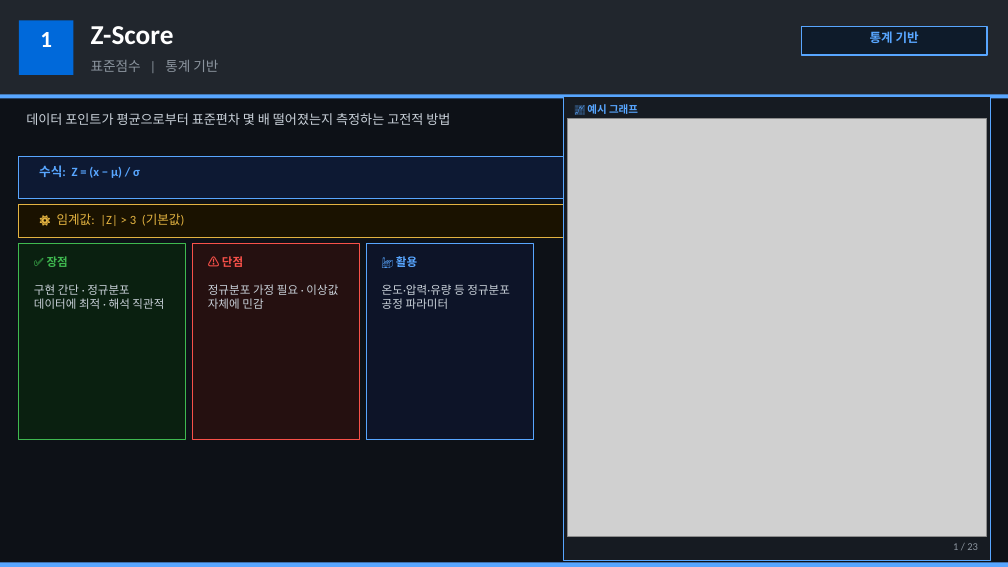
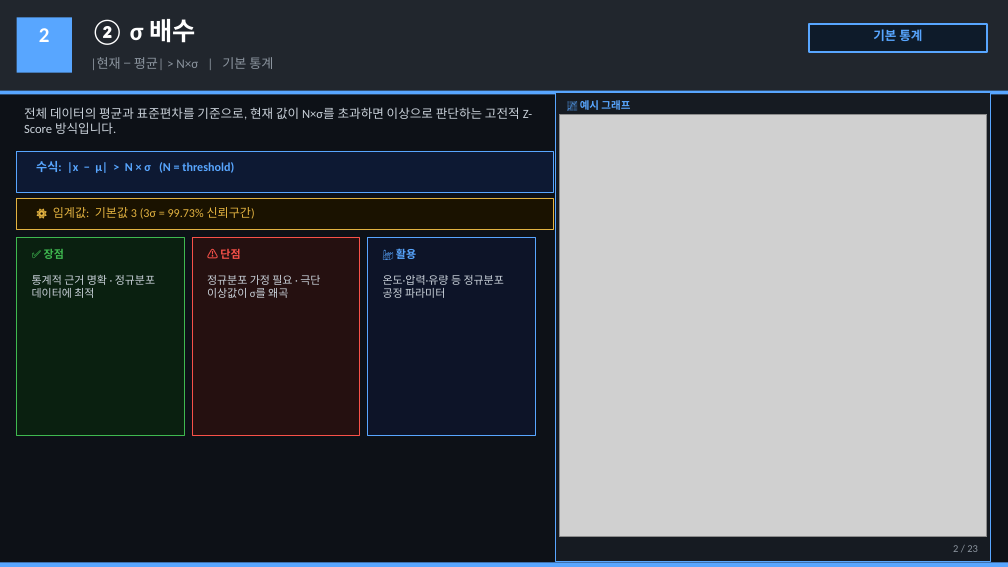
Before and after one commit to pollya32/python101, a slide deck: slide 3 of [예제 015] FDC 이상감지 시스템/FDC_이상감지_23종_상세설명.pptx (slide 2 before the commit). Drawn at 1008x567 pixels with LibreOffice and Linux fonts; fonts in the diff are those of the drawing; grey boxes stand for pictures. Boxes give left, top, right and bottom in pixels: in the first picture for what was removed or moved away, otherwise in the second. Text is boxed around its words. In the diff, an @@ line names an element or a change of style, - is before the commit and + after.

```diff
--- a/[예제 015] FDC 이상감지 시스템/FDC_이상감지_23종_상세설명.pptx
+++ b/[예제 015] FDC 이상감지 시스템/FDC_이상감지_23종_상세설명.pptx
@@ rectangle at (17, 17, 72, 73): fill #0069DA to #58A6FF @@
@@ text at (39, 28, 50, 42): text changed; size 22 to 20 pt @@
-1
+2
@@ text at (91, 19, 195, 45): text changed; size 26 to 24 pt @@
-Z-Score
+② σ 배수
@@ rectangle: place and size @@
-rectangle at (802, 26, 987, 55)
+rectangle at (809, 24, 987, 52)
@@ text at (873, 29, 922, 41): text changed @@
-통계 기반
+기본 통계
@@ text at (91, 57, 273, 70): text changed; size 13 to 12.5 pt @@
-표준점수 | 통계 기반
+|현재 − 평균| > N×σ | 기본 통계
@@ text at (24, 107, 532, 134): text changed; size 12.5 to 12 pt @@
-데이터 포인트가 평균으로부터 표준편차 몇 배 떨어졌는지 측정하는 고전적 방법
+전체 데이터의 평균과 표준편차를 기준으로, 현재 값이 N×σ를 초과하면 이상으로 판단하는 고전적 Z-Score 방식입니다.
@@ rectangle: place and size @@
-rectangle at (563, 96, 991, 561)
+rectangle at (556, 92, 991, 562)
@@ text "📈 예시 그래프": place and size @@
-text "📈 예시 그래프" at (587, 104, 638, 114)
+text "📈 예시 그래프" at (580, 100, 630, 110)
@@ picture: place and size @@
-picture at (567, 119, 987, 536)
+picture at (560, 114, 987, 537)
@@ rectangle: place and size @@
-rectangle at (19, 157, 563, 198)
+rectangle at (17, 151, 554, 193)
@@ text at (36, 161, 234, 173): text changed; size 12 to 11.5 pt @@
-수식: Z = (x − μ) / σ
+수식: |x − μ| > N × σ (N = threshold)
@@ rectangle: place and size @@
-rectangle at (19, 204, 563, 237)
+rectangle at (17, 198, 554, 230)
@@ text at (53, 207, 255, 219): text changed; size 12 to 11.5 pt @@
-⚙ 임계값: |Z| > 3 (기본값)
+⚙ 임계값: 기본값 3 (3σ = 99.73% 신뢰구간)
@@ 4 rectangles: place and size @@
-4 rectangles at (0, 95, 1008, 440)
+4 rectangles at (0, 91, 1008, 436)
@@ 3 texts: place and size @@
-3 texts at (47, 256, 417, 267)
+3 texts at (44, 246, 416, 261)
@@ size 11 to 10.5 pt in 4 elements at (220, 248, 240, 259), (383, 275, 504, 298), (44, 249, 64, 259), (396, 246, 416, 261) @@
@@ text at (32, 275, 155, 298): text changed; size 11 to 10.5 pt @@
-구현 간단 · 정규분포 데이터에 최적 · 해석 직관적
+통계적 근거 명확 · 정규분포 데이터에 최적
@@ text at (207, 275, 320, 298): text changed; size 11 to 10.5 pt @@
-정규분포 가정 필요 · 이상값 자체에 민감
+정규분포 가정 필요 · 극단 이상값이 σ를 왜곡
@@ text "온도·압력·유량 등 정규분포 공정 파라미터": place and size @@
-text "온도·압력·유량 등 정규분포 공정 파라미터" at (382, 284, 510, 309)
+text "온도·압력·유량 등 정규분포 공정 파라미터" at (383, 275, 504, 298)
@@ text at (953, 545, 978, 552): text changed @@
-1 / 23
+2 / 23
```
Also in this commit, not shown: 11 other slides changed, 13 slides added, 13 slides removed.
